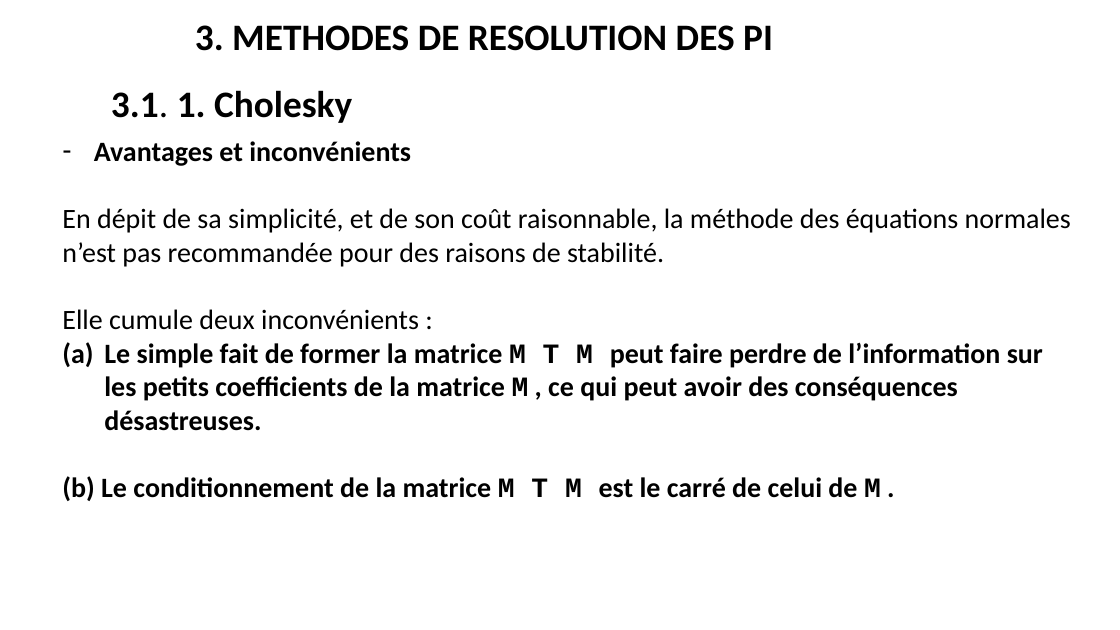
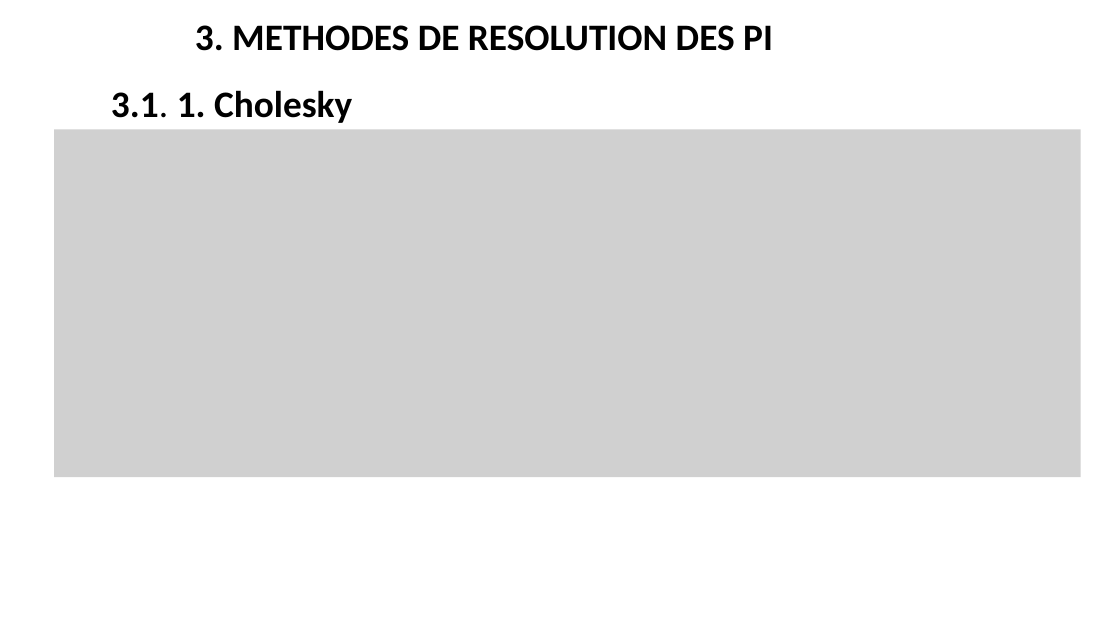
Before and after one commit to BenSaintKoff/COURS-ENSEA, a slide deck: slide 17 of LES PROBLEMES INVERSES.pptx. Drawn at 1120x630 pixels with LibreOffice and Linux fonts; fonts in the diff are those of the drawing; grey boxes stand for pictures. Boxes give left, top, right and bottom in pixels: in the first picture for what was removed or moved away, otherwise in the second. Text is boxed around its words. In the diff, an @@ line names an element or a change of style, - is before the commit and + after.

```diff
--- a/LES PROBLEMES INVERSES.pptx
+++ b/LES PROBLEMES INVERSES.pptx
@@ picture added at (54,129,1081,477) @@
@@ text removed at (62,141,1071,501) @@
-– Avantages et inconvénients
-En dépit de sa simplicité, et de son coût raisonnable, la méthode des équations normales n’est pas recommandée pour des raisons de stabilité.
-Elle cumule deux inconvénients :
-(a) Le simple fait de former la matrice M T M peut faire perdre de l’information sur les petits coefficients de la matrice M , ce qui peut avoir des conséquences désastreuses.
-(b) Le conditionnement de la matrice M T M est le carré de celui de M .
```
Also in this commit, not shown: 9 other slides changed, 11 slides added.
